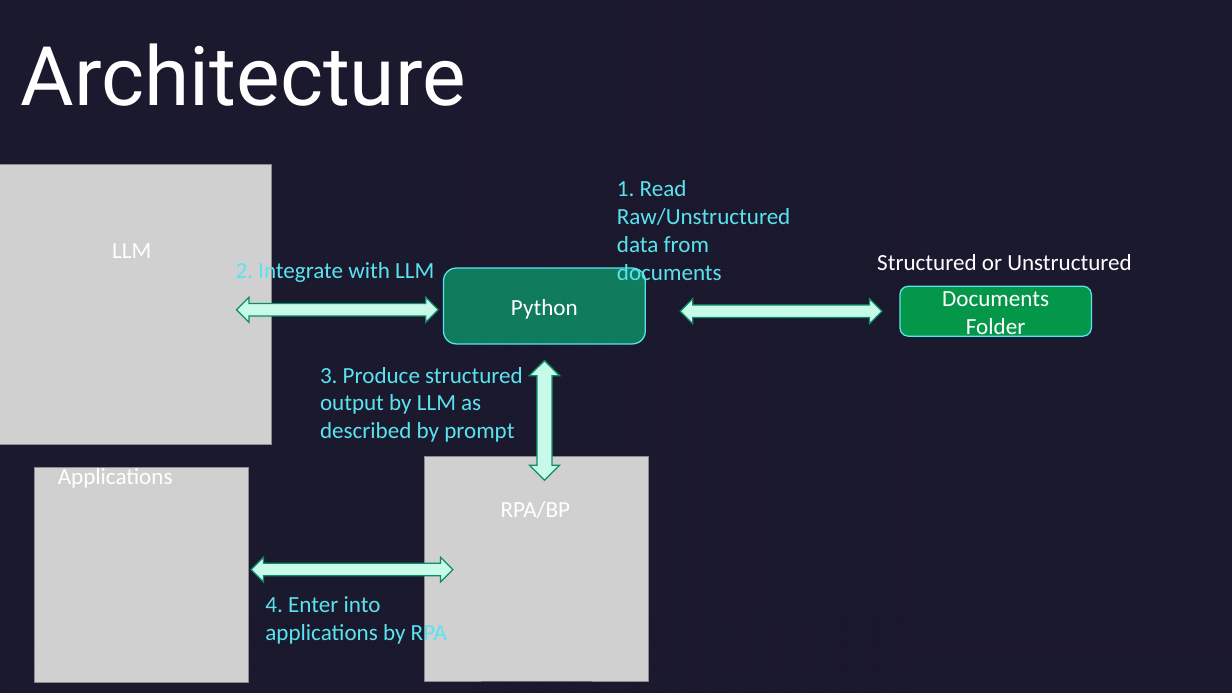
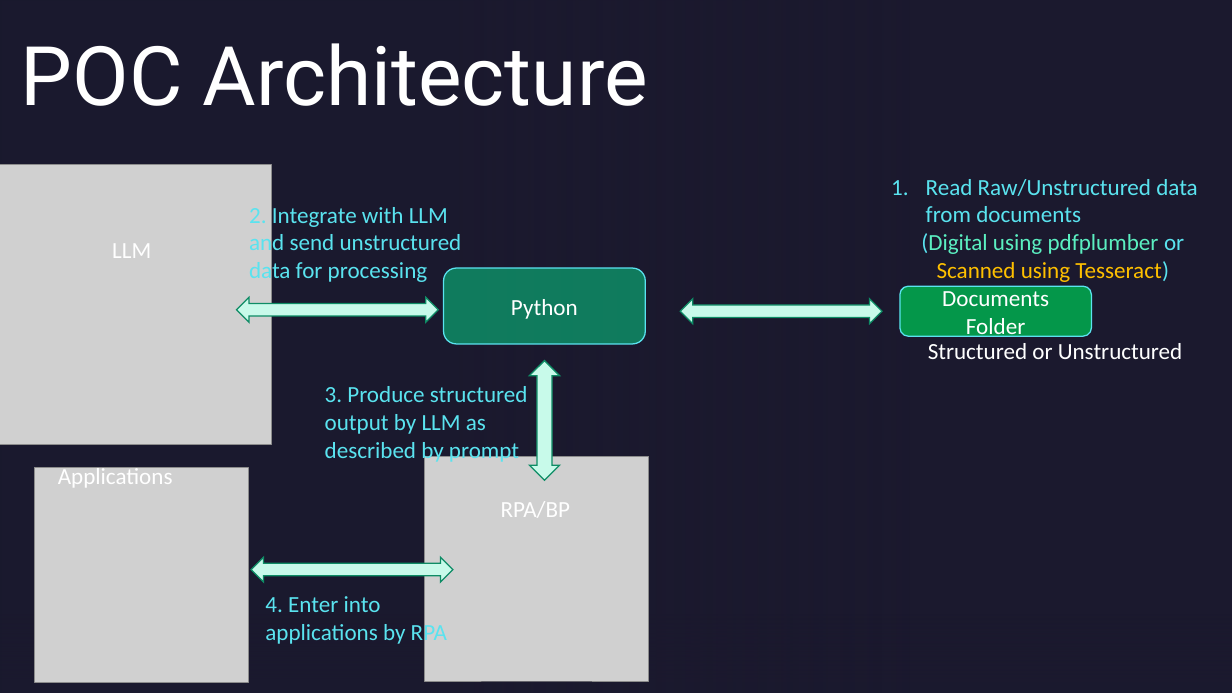
Before and after one commit to ashz30/LLMDocumentReading, a slide deck: slide 4 of Presentation/LLM based Document Information Extraction.pptx. Drawn at 1232x693 pixels with LibreOffice and Linux fonts; fonts in the diff are those of the drawing; grey boxes stand for pictures; background and template pictures are left out. Boxes give left, top, right and bottom in pixels: in the first picture for what was removed or moved away, otherwise in the second. Text is boxed around its words. In the diff, an @@ line names an element or a change of style, - is before the commit and + after.

```diff
--- a/Presentation/LLM based Document Information Extraction.pptx
+++ b/Presentation/LLM based Document Information Extraction.pptx
@@ title at (x1=21, y1=43, x2=648, y2=106): text changed @@
-Architecture
+POC Architecture
@@ text at (x1=921, y1=179, x2=1197, y2=282): text changed @@
-1. Read Raw/Unstructured data from documents
+1. Read Raw/Unstructured data from documents
+(Digital using pdfplumber or Scanned using Tesseract)
@@ text at (x1=249, y1=207, x2=462, y2=285): text changed @@
-2. Integrate with LLM
+2. Integrate with LLM and send unstructured data for processing
@@ text "Structured or Unstructured" moved from (x1=877, y1=254, x2=1132, y2=270) to (x1=928, y1=343, x2=1183, y2=359) @@
@@ text "3. Produce structured output by ..." moved from (x1=320, y1=367, x2=523, y2=442) to (x1=325, y1=386, x2=528, y2=464) @@
```
Also in this commit, not shown: 2 other slides changed.
